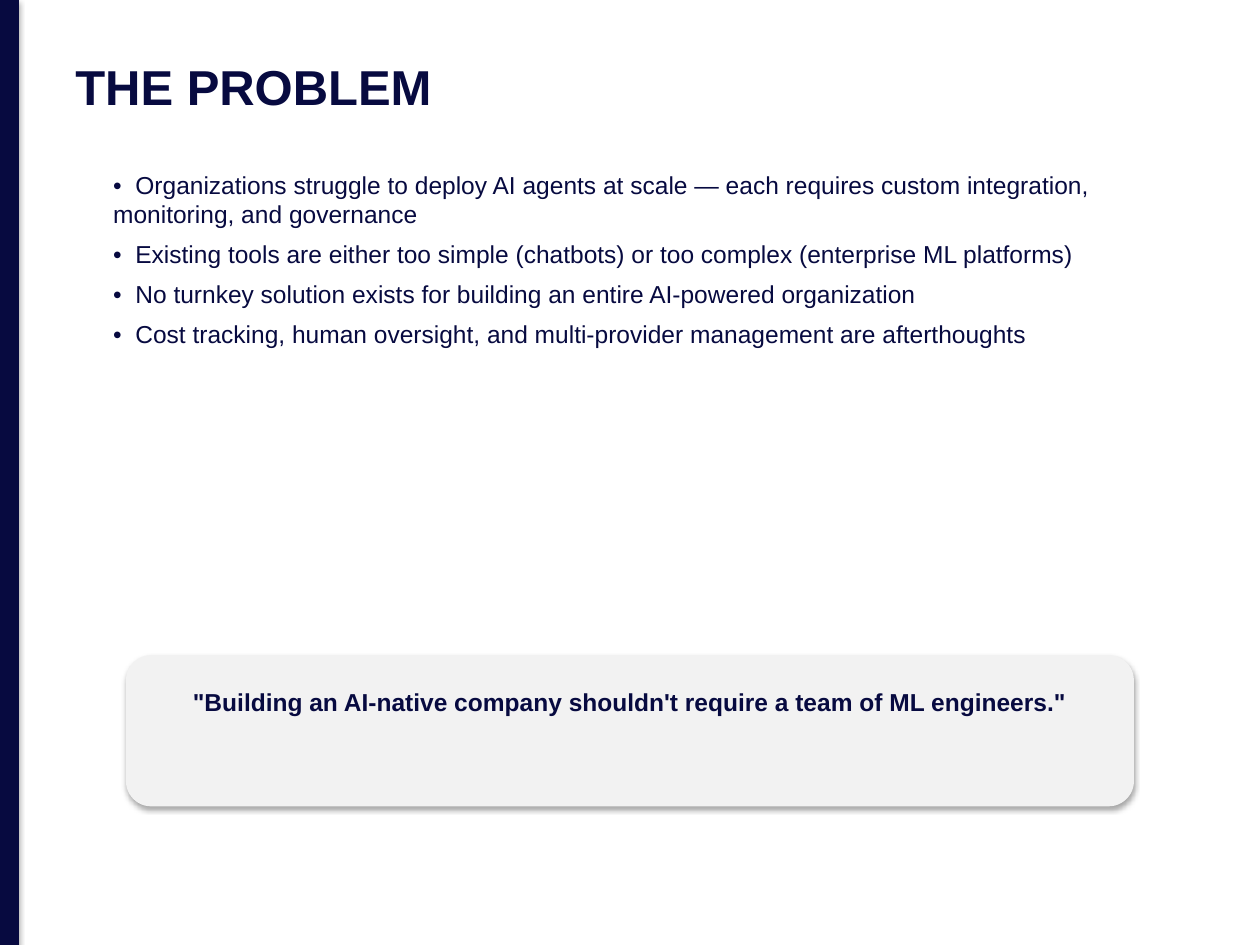
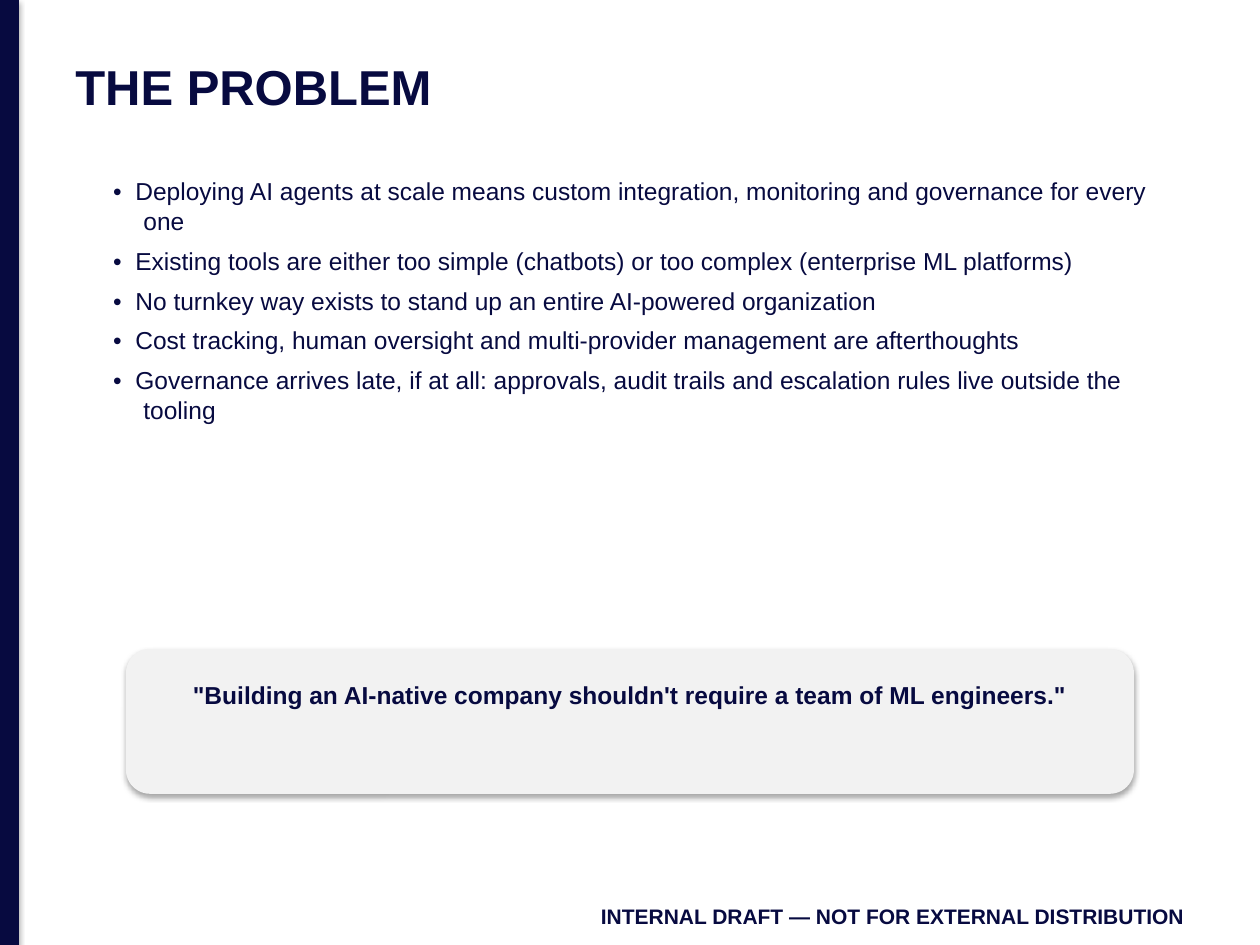
Before and after one commit to jmlusu/light-speed-holdings, a slide deck: slide 2 of static/brand/templates/pitch-deck.pptx (slide 3 before the commit). Drawn at 1260x945 pixels with LibreOffice and Linux fonts; fonts in the diff are those of the drawing. Boxes give left, top, right and bottom in pixels: in the first picture for what was removed or moved away, otherwise in the second. Text is boxed around its words. In the diff, an @@ line names an element or a change of style, - is before the commit and + after.

```diff
--- a/static/brand/templates/pitch-deck.pptx
+++ b/static/brand/templates/pitch-deck.pptx
@@ text at [135, 182, 1146, 231]: text changed @@
-• Organizations struggle to deploy AI agents at scale — each requires custom integration, monitoring, and governance
+• Deploying AI agents at scale means custom integration, monitoring and governance for every one
@@ text at [135, 252, 1072, 275]: indent changed @@
@@ text at [135, 292, 1121, 424]: text changed @@
-• No turnkey solution exists for building an entire AI-powered organization
-• Cost tracking, human oversight, and multi-provider management are afterthoughts
+• No turnkey way exists to stand up an entire AI-powered organization
+• Cost tracking, human oversight and multi-provider management are afterthoughts
+• Governance arrives late, if at all: approvals, audit trails and escalation rules live outside the tooling
@@ rounded rectangle: place and size @@
-rounded rectangle at [126, 655, 1134, 806]
+rounded rectangle at [126, 649, 1134, 794]
@@ text ""Building an AI-native company shouldn't ...": place and size @@
-text ""Building an AI-native company shouldn't ..." at [193, 693, 1065, 716]
+text ""Building an AI-native company shouldn't ..." at [193, 686, 1065, 709]
@@ text added at [601, 909, 1184, 925], 12 pt, text #070A40, bold @@
+INTERNAL DRAFT — NOT FOR EXTERNAL DISTRIBUTION
```
Also in this commit, not shown: 2 other slides changed, 8 slides added, 10 slides removed, 1 other file.
